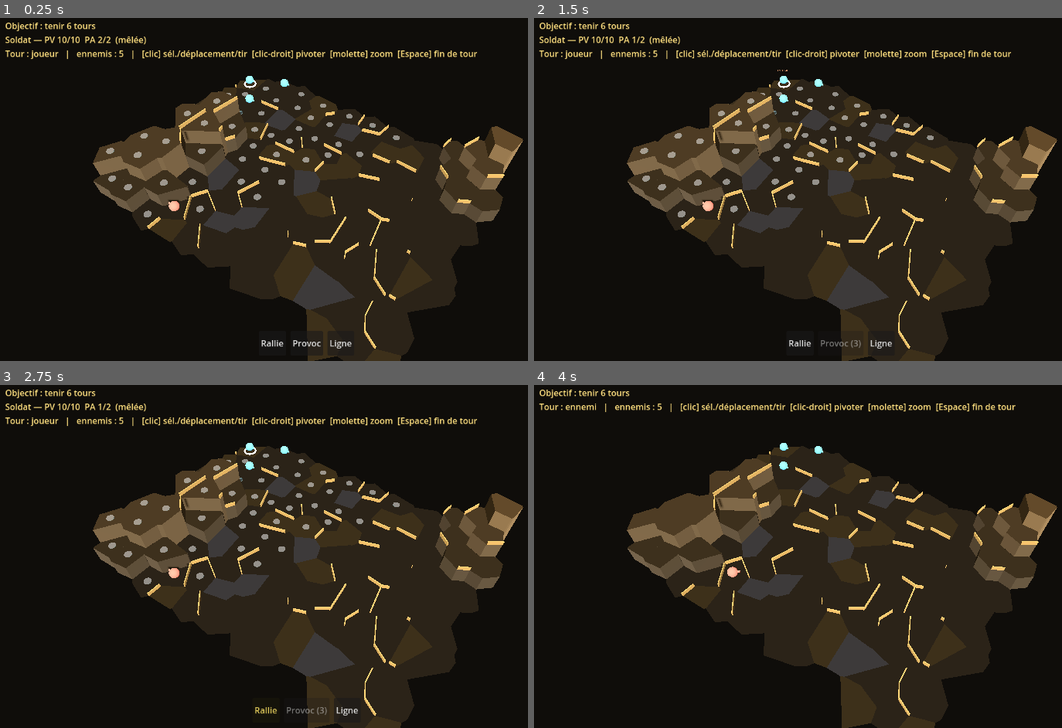
Above: before the commit, frames 1-4 (two rows, left to right).
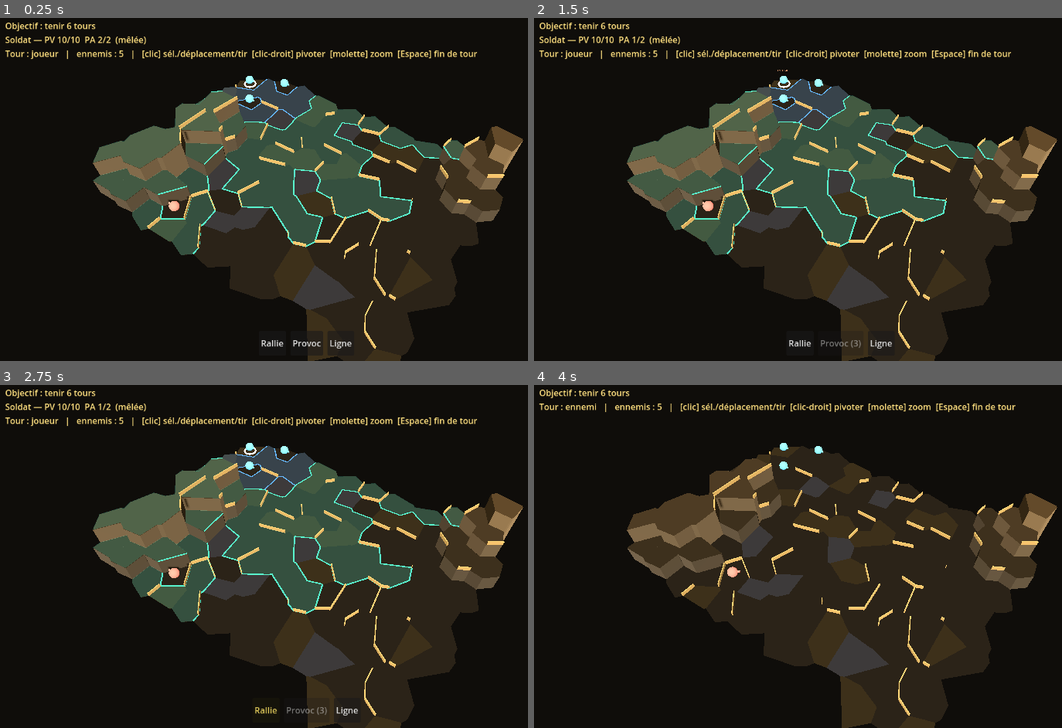
Above: after the commit, the same moments.

Repository: florentmathieu/game
Game: Godot game, scene res://scenes/Battle.tscn
Two runs of this game, one before a commit and one after it. Both use one fixed random seed, a clock stepped at 60 frames per second and the inputs below.
Inputs (mouse positions are in pixels of both pictures, inside the frame that each line leads up to):
- Up to frame 1 (0.25 s): no input
- Up to frame 2 (1.5 s): click "Rallie" at 0.5 s; click "Provoc" at 1.25 s
- Up to frame 3 (2.75 s): click "Rallie" at 2 s
- Up to frame 4 (4 s): click "Ligne" at 2.75 s; tap Enter at 3.5 s; move the mouse to (977, 535) at 3.52 s; click (977, 535) at 3.67 s; tap Space at 3.77 s

The runs differ from the first frame. In frame 1, 14% of the frame differs, in the area x 17-88%, y 17-70%; in frame 2, 14%; in frame 3, 14%; in frame 4, nothing differs.

Commit message:
Port Godot : contours de portée de mouvement par palier (façon XCOM)
- Modèle de mouvement fidèle : déplacement gratuit (freeAvail + FREE_MP, perk Allonge)
  puis PA × mobilité ; budget() + ap_for_move() ; joueur ET ennemis l'utilisent.
- Affichage de la portée : remplissage translucide + CONTOURS par palier — bleu (gratuit),
  cyan (1 PA), ambre (2 PA), avec liseré au bord externe et aux frontières de paliers
  (arêtes via wall_seg). Remplace les pastilles. Rendu en 2 meshes (fill + ribbons).

Vérifié : chargement headless OK ; build web (docs/godot) — la zone de déplacement
s'affiche en paliers colorés contournés autour de l'unité sélectionnée.

Co-Authored-By: Claude Opus 4.8 <noreply@anthropic.com>
Claude-Session: https://claude.ai/code/session_011W5fGsCJX3Rz6FN17p17HS

Diff:
--- a/godot-port/scripts/Battle.gd
+++ b/godot-port/scripts/Battle.gd
@@ -212,7 +212,7 @@
 		"mob":int(d.mob), "facing":(PI if team == "enemy" else 0.0), "w":w, "wtype":wtype,
 		"shieldBlock":int(d.get("shieldBlock", 0)), "parry":int(d.get("parry", 0)), "stealth":d.get("stealth", false),
 		"civ":d.get("civ", false), "aimBonus":0, "dmgBonus":0, "rangeBonus":0, "reacted":false, "bracing":false, "wallStance":false,
-		"asleep":false, "pod":-1, "home":cell,
+		"asleep":false, "pod":-1, "home":cell, "freeAvail":true, "freeMpBonus":0,
 		"abil":(d.get("abil", []) as Array).duplicate(), "cd":{}, "slowed":false, "stunned":false, "spellsCast":0}
 	if wtype == "ranged" and w.ranged.has("clip"): u.clip = int(w.ranged.clip); u.ammo = int(w.ranged.clip)
 	if team == "player":   # (démo) on accorde l'arbre A complet → capacités joueur visibles ; en campagne, perks choisis par grade
@@ -399,6 +399,7 @@
 		if m.has("aim"): u.aimBonus += m.aim
 		if m.has("dmg"): u.dmgBonus += m.dmg
 		if m.has("range"): u.rangeBonus += m.range
+		if m.has("freeMp"): u.freeMpBonus += m.freeMp
 
 # ---------- capacités : registre (pour la barre) + execs restants ----------
 const ABIL := {
@@ -579,10 +580,17 @@
 		if units[i].hp > 0 and units[i].cell == cell: return i
 	return -1
 
+# mouvement : déplacement gratuit (freeAvail) + PA × mobilité (modèle d'index.html)
+func _free_mp(u) -> int: return Data.FREE_MP + int(u.get("freeMpBonus", 0))
+func budget(u) -> int: return (_free_mp(u) if u.get("freeAvail", true) else 0) + u.ap * u.mob
+func ap_for_move(u, cost: int) -> int:
+	var free: int = _free_mp(u) if u.get("freeAvail", true) else 0
+	return max(0, int(ceil(float(cost - free) / u.mob)))
+
 func _compute_reach() -> void:
 	reachable = {}
 	if sel >= 0 and units[sel].ap > 0:
-		var r := mesh.reach(units[sel].cell, units[sel].mob, _occupied(sel))
+		var r := mesh.reach(units[sel].cell, budget(units[sel]), _occupied(sel))
 		for cell in r:
 			if seen_cells.has(cell): reachable[cell] = r[cell]   # pas de déplacement dans le brouillard
 
@@ -685,7 +693,8 @@
 			if _can_attack(u, units[ui]): _do_attack(sel, ui)
 			return
 		if reachable.has(cell) and u.ap > 0:
-			u.ap -= 1; u.facing = atan2(mesh.cells[cell].cy - mesh.cells[u.cell].cy, mesh.cells[cell].cx - mesh.cells[u.cell].cx)
+			u.ap -= ap_for_move(u, reachable[cell]); u.freeAvail = false
+			u.facing = atan2(mesh.cells[cell].cy - mesh.cells[u.cell].cy, mesh.cells[cell].cx - mesh.cells[u.cell].cx)
 			u.cell = cell; _place(u); react_to(u); detect_enemies(); _compute_reach(); _refresh()
 
 # ---------- tours ----------
@@ -694,7 +703,7 @@
 		if u.team != team or u.hp <= 0: continue
 		u.ap = AP_MAX - (1 if u.slowed else 0); u.slowed = false
 		if u.stunned: u.ap = 0; u.stunned = false
-		u.reacted = false; u.bracing = false; u["overwatch"] = false
+		u.reacted = false; u.bracing = false; u["overwatch"] = false; u.freeAvail = true
 		if team == "player": u["hidden"] = false; u["taunt"] = false; u.wallStance = false
 	tick_cd(team)
 	if team == "player":   # nouveau round joueur : compteur de tours + dissipation de la fumée
@@ -749,13 +758,14 @@
 		if tgts.is_empty():
 			var foe := _nearest_player(e)
 			if foe >= 0:
-				var d := mesh.reach(e.cell, e.mob, _occupied(i))
+				var d := mesh.reach(e.cell, budget(e), _occupied(i))
 				var best: int = e.cell; var bd: int = mesh.hops(e.cell, units[foe].cell)
 				for c in d:
 					var h: int = mesh.hops(c, units[foe].cell)
 					if h < bd: bd = h; best = c
 				if best != e.cell:
 					e.facing = atan2(mesh.cells[best].cy - mesh.cells[e.cell].cy, mesh.cells[best].cx - mesh.cells[e.cell].cx)
+					e.ap -= ap_for_move(e, d[best]); e.freeAvail = false
 					e.cell = best; _place(e); react_to(e); detect_enemies()
 			await get_tree().create_timer(0.12).timeout
 			continue
@@ -767,7 +777,7 @@
 				_do_attack(i, bt); await get_tree().create_timer(0.25).timeout
 				break
 			# déplacement par scoring (offense - menace - distance + relief - agglutinement)
-			var d := mesh.reach(e.cell, e.mob, _occupied(i))
+			var d := mesh.reach(e.cell, budget(e), _occupied(i))
 			var cands := [e.cell]; for c in d: cands.append(c)
 			var best: int = e.cell; var bs := -1e18
 			var ranged_dry: bool = e.wtype == "ranged" and e.has("ammo") and e.ammo <= 0
@@ -785,7 +795,8 @@
 				var sc: float = off - 0.7 * thr - 1.5 * near + 0.5 * int(mesh.cells[cell].elev) - clump
 				if sc > bs: bs = sc; best = cell
 			if best == e.cell: break
-			e.ap -= 1; e.facing = atan2(mesh.cells[best].cy - mesh.cells[e.cell].cy, mesh.cells[best].cx - mesh.cells[e.cell].cx)
+			e.ap -= ap_for_move(e, d[best]); e.freeAvail = false
+			e.facing = atan2(mesh.cells[best].cy - mesh.cells[e.cell].cy, mesh.cells[best].cx - mesh.cells[e.cell].cx)
 			e.cell = best; _place(e); react_to(e); detect_enemies(); await get_tree().create_timer(0.18).timeout
 
 func _end(msg: String) -> void:
@@ -863,6 +874,47 @@
 	if over: hud.text = hud.text; return   # message de fin déjà posé
 	hud.text = _obj_label() + "\n" + s
 
+func _tier_col(t: int) -> Color:
+	return [Color(0.40, 0.72, 1.0), Color(0.35, 0.95, 0.80), Color(1.0, 0.78, 0.32)][min(t, 2)]
+
+# remplissage translucide par palier + CONTOURS (bord externe + frontières de paliers) — façon XCOM
+func _draw_move_overlay(u) -> void:
+	var fill := SurfaceTool.new(); fill.begin(Mesh.PRIMITIVE_TRIANGLES)
+	var line := SurfaceTool.new(); line.begin(Mesh.PRIMITIVE_TRIANGLES)
+	var tier := {}
+	for cell in reachable: tier[cell] = ap_for_move(u, reachable[cell])
+	for cell in reachable:
+		var t: int = tier[cell]
+		var col := _tier_col(t); col.a = 0.22
+		var top: float = _cell_top(cell) + 0.05
+		var c = mesh.cells[cell]; var ctr := Vector3(c.cx * S, top, c.cy * S); var p: Array = c.poly
+		for k in p.size():   # remplissage (éventail)
+			var a: Vector2 = p[k]; var b: Vector2 = p[(k + 1) % p.size()]
+			for v in [ctr, Vector3(b.x * S, top, b.y * S), Vector3(a.x * S, top, a.y * S)]:
+				fill.set_color(col); fill.add_vertex(v)
+		# contours : arêtes vers une case hors-portée (bord externe) ou vers un palier supérieur
+		for nb in c.nb:
+			var draw := false; var lc := _tier_col(t)
+			if not reachable.has(nb): draw = true
+			elif tier[nb] > t: draw = true; lc = _tier_col(tier[nb])
+			if not draw: continue
+			var seg = mesh.wall_seg.get(mesh.wkey(cell, nb))
+			if seg == null: continue
+			var p0 := Vector3(seg[0].x * S, top + 0.02, seg[0].y * S)
+			var p1 := Vector3(seg[1].x * S, top + 0.02, seg[1].y * S)
+			var dir := (p1 - p0); dir = dir.normalized() if dir.length() > 0.001 else Vector3(1, 0, 0)
+			var perp := Vector3(-dir.z, 0, dir.x) * 0.09
+			lc.a = 1.0
+			for v in [p0 - perp, p1 + perp, p1 - perp, p0 - perp, p0 + perp, p1 + perp]:
+				line.set_color(lc); line.add_vertex(v)
+	var fm := StandardMaterial3D.new(); fm.vertex_color_use_as_albedo = true
+	fm.transparency = BaseMaterial3D.TRANSPARENCY_ALPHA; fm.cull_mode = BaseMaterial3D.CULL_DISABLED
+	fm.shading_mode = BaseMaterial3D.SHADING_MODE_UNSHADED
+	var fmi := MeshInstance3D.new(); fmi.mesh = fill.commit(); fmi.material_override = fm; add_child(fmi); _markers.append(fmi)
+	var lm := StandardMaterial3D.new(); lm.vertex_color_use_as_albedo = true; lm.cull_mode = BaseMaterial3D.CULL_DISABLED
+	lm.shading_mode = BaseMaterial3D.SHADING_MODE_UNSHADED; lm.emission_enabled = true; lm.emission = Color(1, 1, 1); lm.emission_energy_multiplier = 0.4
+	var lmi := MeshInstance3D.new(); lmi.mesh = line.commit(); lmi.material_override = lm; add_child(lmi); _markers.append(lmi)
+
 func _update_markers() -> void:
 	for m in _markers: m.queue_free()
 	_markers.clear()
@@ -873,12 +925,7 @@
 		mt.emission_enabled = true; mt.emission = Color(0.3, 1.0, 0.4)
 		ex.material_override = mt; ex.position = world(cell) + Vector3(0, 0.05, 0)
 		add_child(ex); _markers.append(ex)
-	for cell in reachable.keys():
-		var disc := MeshInstance3D.new()
-		var cm := CylinderMesh.new(); cm.top_radius = 0.45; cm.bottom_radius = 0.45; cm.height = 0.08; disc.mesh = cm
-		var mt := StandardMaterial3D.new(); mt.albedo_color = Color(0.6, 0.85, 1.0, 0.5); mt.transparency = BaseMaterial3D.TRANSPARENCY_ALPHA
-		disc.material_override = mt; disc.position = world(cell) + Vector3(0, 0.06, 0)
-		add_child(disc); _markers.append(disc)
+	if sel >= 0 and not reachable.is_empty(): _draw_move_overlay(units[sel])
 	if sel >= 0 and units[sel].hp > 0:
 		var ring := MeshInstance3D.new()
 		var tm := TorusMesh.new(); tm.inner_radius = 0.7; tm.outer_radius = 0.95; ring.mesh = tm
Not shown, changed: docs/godot/index.html
Not shown, changed: docs/godot/index.pck
